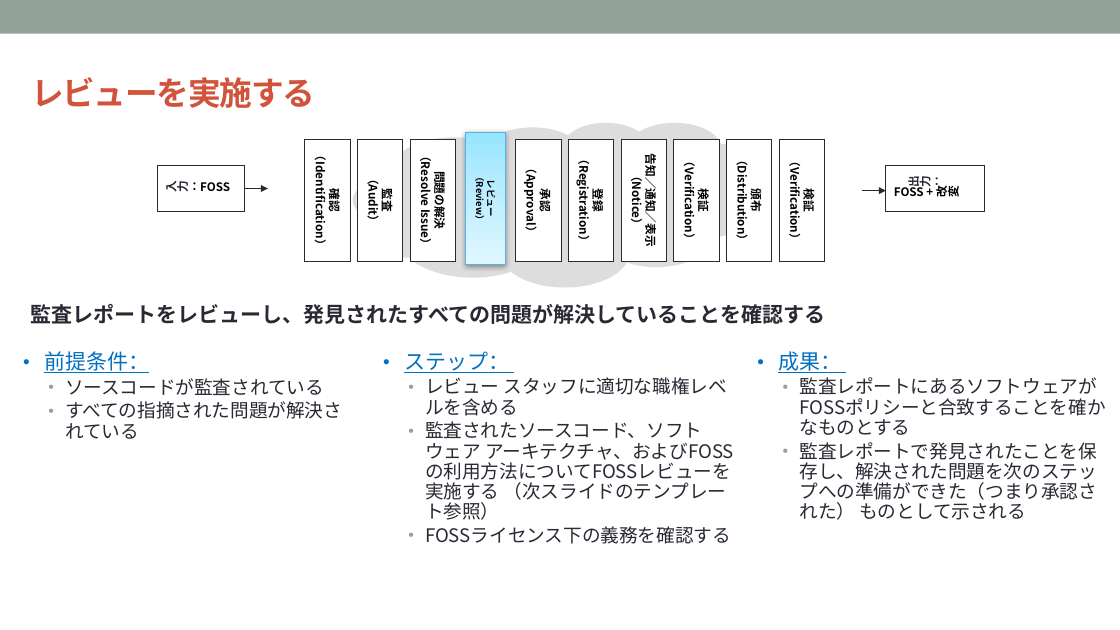
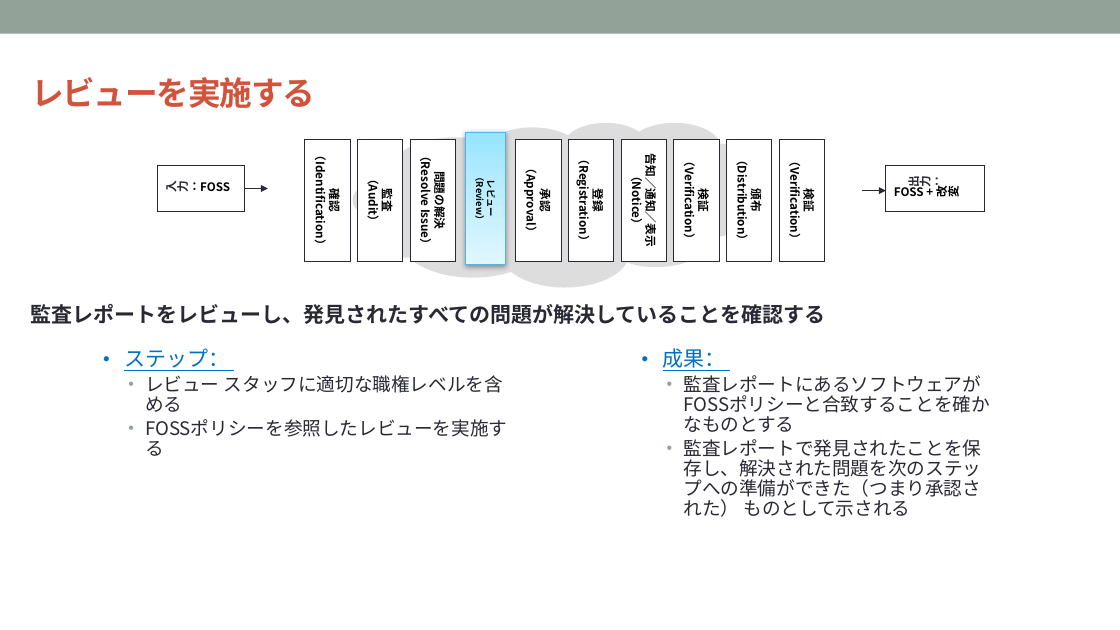
Before and after one commit to OpenChain-Project/Curriculum-Translation-JP, a slide deck: slide 63 of REVIEW/Version_for_v1.1/openchain-curriculum-for-1-1_JP_review_tani.pptx. Drawn at 1120x630 pixels with LibreOffice and Linux fonts; fonts in the diff are those of the drawing; background and template pictures are left out. Boxes give left, top, right and bottom in pixels: in the first picture for what was removed or moved away, otherwise in the second. Text is boxed around its words. In the diff, an @@ line names an element or a change of style, - is before the commit and + after.

```diff
--- a/REVIEW/Version_for_v1.1/openchain-curriculum-for-1-1_JP_review_tani.pptx
+++ b/REVIEW/Version_for_v1.1/openchain-curriculum-for-1-1_JP_review_tani.pptx
@@ text removed at box(44, 351, 342, 439) @@
-• 前提条件：
-  • ソースコードが監査されている
-  • すべての指摘された問題が解決されている
@@ text "ステップ：": place and size @@
-text "ステップ：" at box(404, 351, 734, 544)
+text "ステップ：" at box(124, 348, 503, 412)
@@ text "成果：": place and size @@
-text "成果：" at box(778, 351, 1097, 520)
+text "成果：" at box(663, 348, 982, 517)
@@ text at box(425, 421, 734, 544): text changed @@
-  • 監査されたソースコード、ソフトウェア アーキテクチャ、およびFOSSの利用方法についてFOSSレビューを実施する （次スライドのテンプレート参照）
-  • FOSSライセンス下の義務を確認する
+  • FOSSポリシーを参照したレビューを実施する
```
Also in this commit, not shown: 8 other slides changed, 1 slide added, 1 slide removed.
